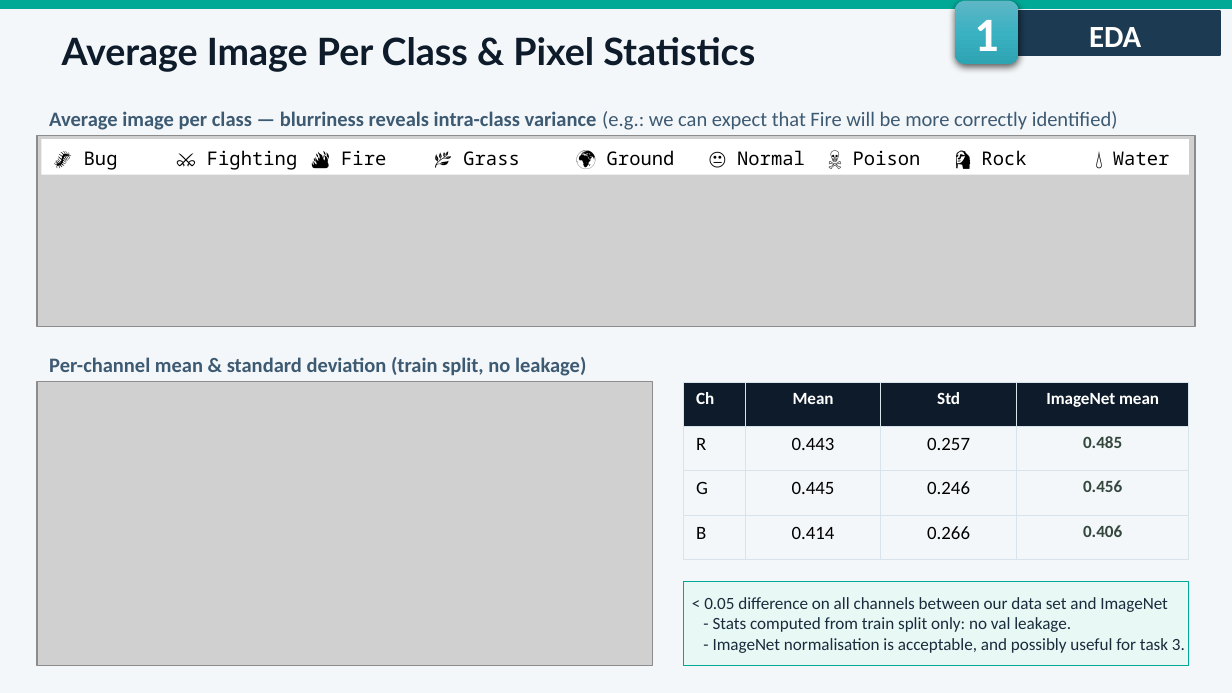
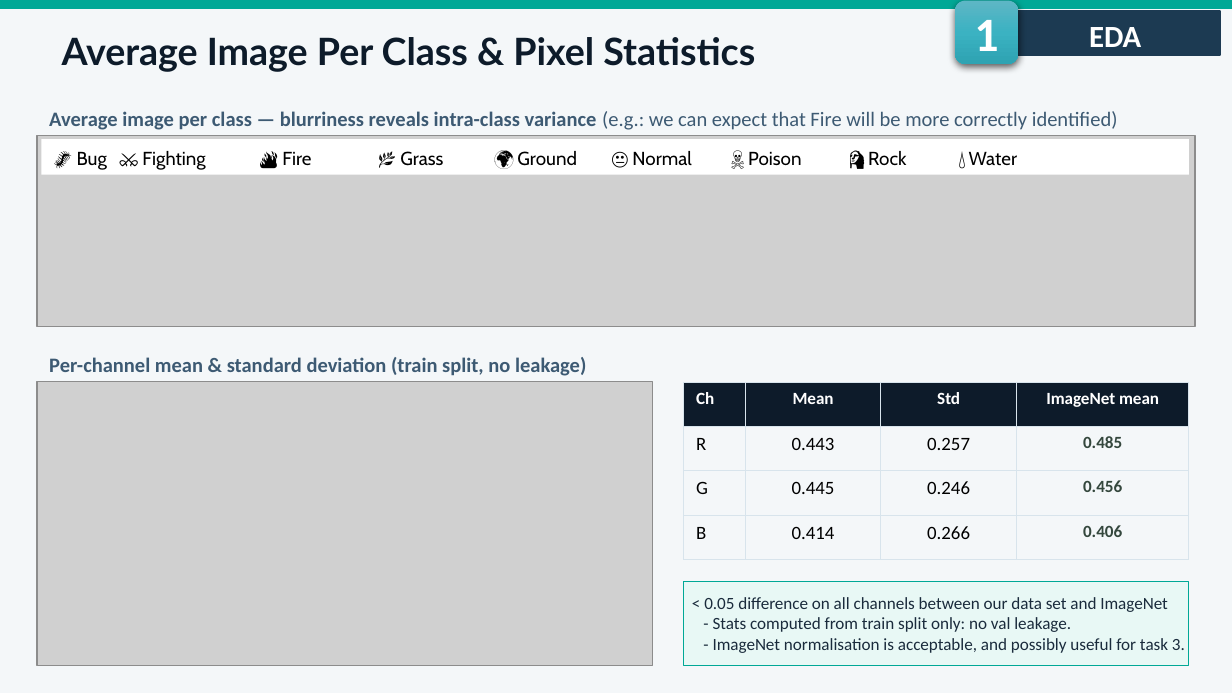
Before and after one commit to fmssilva/DL_Proj, a slide deck: slide 7 of assignment_1/task1/Task1_report.pptx. Drawn at 1232x693 pixels with LibreOffice and Linux fonts; fonts in the diff are those of the drawing; grey boxes stand for pictures. Boxes give left, top, right and bottom in pixels: in the first picture for what was removed or moved away, otherwise in the second. Text is boxed around its words. In the diff, an @@ line names an element or a change of style, - is before the commit and + after.

```diff
--- a/assignment_1/task1/Task1_report.pptx
+++ b/assignment_1/task1/Task1_report.pptx
@@ rectangle "🐛 Bug ⚔️ Fighting 🔥 ..." at (42,139,1189,175): font Noto Sans Mono to Cabin @@
```
Also in this commit, not shown: 19 other slides changed, 1 slide added, 2 other files.
